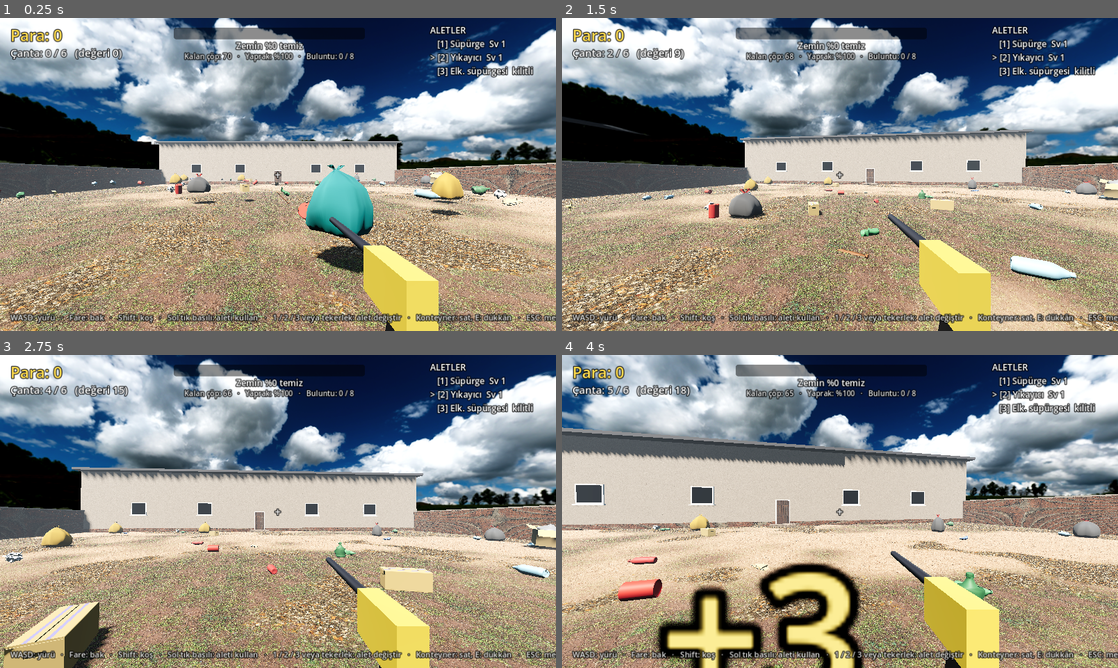
Above: before the commit, frames 1-4 (two rows, left to right).
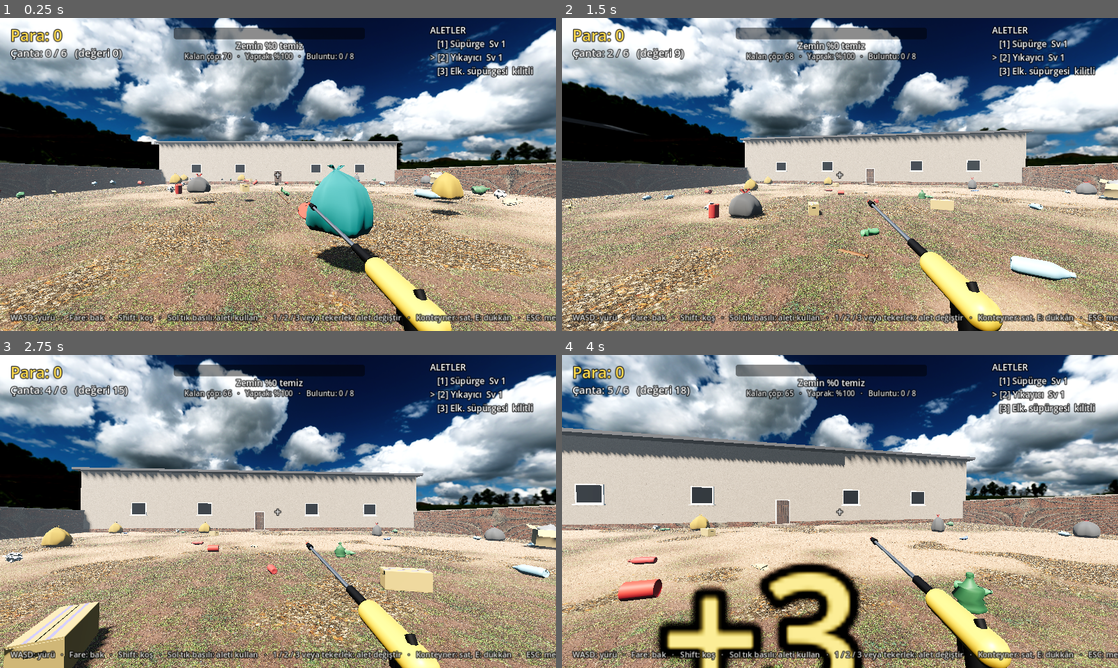
Above: after the commit, the same moments.

Repository: bogacavdar/Junk-to-Shine
Game: Godot game, scene res://main.tscn
Same seed, same stepped clock (60 frames per second), same inputs: the game is played once before the commit and once after it.
Inputs (mouse positions are in pixels of both pictures, inside the frame that each line leads up to):
- Up to frame 1 (0.25 s): no input
- Up to frame 2 (1.5 s): tap Enter at 0.5 s; move the mouse to (867, 174) at 0.52 s; hold E (interact) 0.53-1.28 s; hold W (move_up) from 0.53 s (still down); click (867, 174) at 0.67 s; move the mouse to (812, 174) at 1.27 s; tap Shift (run) at 1.35 s
- Up to frame 3 (2.75 s): keep holding W (move_up); move the mouse to (289, 505) at 2.02 s; press the mouse at (289, 505) at 2.03 s
- Up to frame 4 (4 s): keep holding W (move_up); move the mouse to (834, 517) at 2.77 s; release the mouse at (834, 517) at 2.78 s; tap 1 at 2.85 s; click (834, 517) at 2.92 s; move the mouse to (878, 514) at 3.52 s; tap 2 at 3.6 s

The runs differ from the first frame. In frame 1, 3.0% of the frame differs, in the area x 55-82%, y 58-100%; in frame 2, 3.1%; in frame 3, 2.7%; in frame 4, 3.2%, in the area x 55-81%, y 58-100%.

Commit message:
Basınçlı yıkama tabancasını yeniden tasarla
- Sarı gövde, açılı kabza, tetik, metal uzatma borusu, nozül, kırmızı uç ve hortum
- Tabanca nişangâha bakıyor; su hüzmesi nozülün ucundan çıkıyor

Co-Authored-By: Claude Opus 5.5 <noreply@anthropic.com>
Claude-Session: https://claude.ai/code/session_01BTyhiHPd1tC3NJd2rRFT53

Diff:
--- a/scripts/player.gd
+++ b/scripts/player.gd
@@ -11,6 +11,7 @@
 var camera: Camera3D
 var tool_root: Node3D
 var tool_nodes: Array[Node3D] = []
+var nozzle_marker: Node3D
 
 const TOOL_BASE := Vector3(0.3, -0.3, -0.55)
 var bob_time := 0.0
@@ -79,26 +80,80 @@
 		var bm := _add_to(broom, bristle, Vector3(bx, -1.81, 0.0))
 		bm.rotation_degrees = Vector3(0, 0, randf_range(-6.0, 6.0))
 
-	# Basınçlı yıkama tabancası
+	# Basınçlı yıkama tabancası: sarı gövde, kabza, tetik, metal uzatma borusu, nozül, hortum.
+	# Tabanca nişangâha (ekran ortasında ~3 m ileri) bakacak şekilde döndürülür.
 	var gun := Node3D.new()
 	tool_root.add_child(gun)
-	var body := BoxMesh.new()
-	body.size = Vector3(0.07, 0.14, 0.22)
-	body.material = _mat(Color(0.9, 0.75, 0.1), 0.45)
-	_add_to(gun, body, Vector3(0, 0, 0))
-	var barrel := CylinderMesh.new()
-	barrel.top_radius = 0.016
-	barrel.bottom_radius = 0.02
-	barrel.height = 0.55
-	barrel.radial_segments = 12
-	barrel.material = _mat(Color(0.2, 0.2, 0.22), 0.3)
-	var barrel_mi := _add_to(gun, barrel, Vector3(0, 0.04, -0.35))
-	barrel_mi.rotation_degrees = Vector3(-90, 0, 0)
-	var grip := BoxMesh.new()
-	grip.size = Vector3(0.05, 0.14, 0.06)
-	grip.material = _mat(Color(0.15, 0.15, 0.16), 0.8)
-	var grip_mi := _add_to(gun, grip, Vector3(0, -0.1, 0.04))
-	grip_mi.rotation_degrees = Vector3(15, 0, 0)
+	gun.basis = Basis.looking_at((Vector3(0, 0, -3.0) - TOOL_BASE).normalized(), Vector3.UP)
+	var yellow := _mat(Color(0.95, 0.72, 0.05), 0.4)
+	var black := _mat(Color(0.06, 0.06, 0.07), 0.7)
+	var steel := StandardMaterial3D.new()
+	steel.albedo_color = Color(0.75, 0.76, 0.78)
+	steel.metallic = 0.9
+	steel.roughness = 0.28
+
+	var body := CapsuleMesh.new()
+	body.radius = 0.035
+	body.height = 0.26
+	body.material = yellow
+	var body_mi := _add_to(gun, body, Vector3(0, 0, 0.02))
+	body_mi.rotation_degrees = Vector3(90, 0, 0)
+	var grip := CapsuleMesh.new()
+	grip.radius = 0.024
+	grip.height = 0.16
+	grip.material = black
+	var grip_mi := _add_to(gun, grip, Vector3(0, -0.075, 0.09))
+	grip_mi.rotation_degrees = Vector3(-18, 0, 0)
+	var trigger := BoxMesh.new()
+	trigger.size = Vector3(0.014, 0.05, 0.02)
+	trigger.material = black
+	var trig_mi := _add_to(gun, trigger, Vector3(0, -0.05, 0.035))
+	trig_mi.rotation_degrees = Vector3(-15, 0, 0)
+
+	var lance := CylinderMesh.new()
+	lance.top_radius = 0.009
+	lance.bottom_radius = 0.009
+	lance.height = 0.62
+	lance.radial_segments = 12
+	lance.material = steel
+	var lance_mi := _add_to(gun, lance, Vector3(0, 0.005, -0.42))
+	lance_mi.rotation_degrees = Vector3(90, 0, 0)
+	var sleeve := CylinderMesh.new()
+	sleeve.top_radius = 0.016
+	sleeve.bottom_radius = 0.016
+	sleeve.height = 0.1
+	sleeve.radial_segments = 12
+	sleeve.material = black
+	var sleeve_mi := _add_to(gun, sleeve, Vector3(0, 0.005, -0.16))
+	sleeve_mi.rotation_degrees = Vector3(90, 0, 0)
+	var nozzle := CylinderMesh.new()
+	nozzle.top_radius = 0.018
+	nozzle.bottom_radius = 0.013
+	nozzle.height = 0.07
+	nozzle.radial_segments = 12
+	nozzle.material = black
+	var noz_mi := _add_to(gun, nozzle, Vector3(0, 0.005, -0.76))
+	noz_mi.rotation_degrees = Vector3(90, 0, 0)
+	var tip := CylinderMesh.new()
+	tip.top_radius = 0.009
+	tip.bottom_radius = 0.011
+	tip.height = 0.025
+	tip.radial_segments = 10
+	tip.material = _mat(Color(0.85, 0.1, 0.08), 0.5)
+	var tip_mi := _add_to(gun, tip, Vector3(0, 0.005, -0.805))
+	tip_mi.rotation_degrees = Vector3(90, 0, 0)
+	nozzle_marker = Node3D.new()
+	nozzle_marker.position = Vector3(0, 0.005, -0.82)
+	gun.add_child(nozzle_marker)
+
+	var hose := CylinderMesh.new()
+	hose.top_radius = 0.011
+	hose.bottom_radius = 0.011
+	hose.height = 0.6
+	hose.radial_segments = 8
+	hose.material = black
+	var hose_mi := _add_to(gun, hose, Vector3(0, -0.2, 0.25))
+	hose_mi.rotation_degrees = Vector3(-35, 0, 0)
 
 	# Elektrik süpürgesi: kalın hortum + geniş ağız
 	var vac := Node3D.new()
@@ -181,7 +236,9 @@
 
 
 func nozzle_position() -> Vector3:
-	return tool_root.global_position - camera.global_basis.z * 0.6 + camera.global_basis.y * 0.04
+	if nozzle_marker != null:
+		return nozzle_marker.global_position
+	return tool_root.global_position - camera.global_basis.z * 0.6
 
 
 func set_using(v: bool) -> void:
